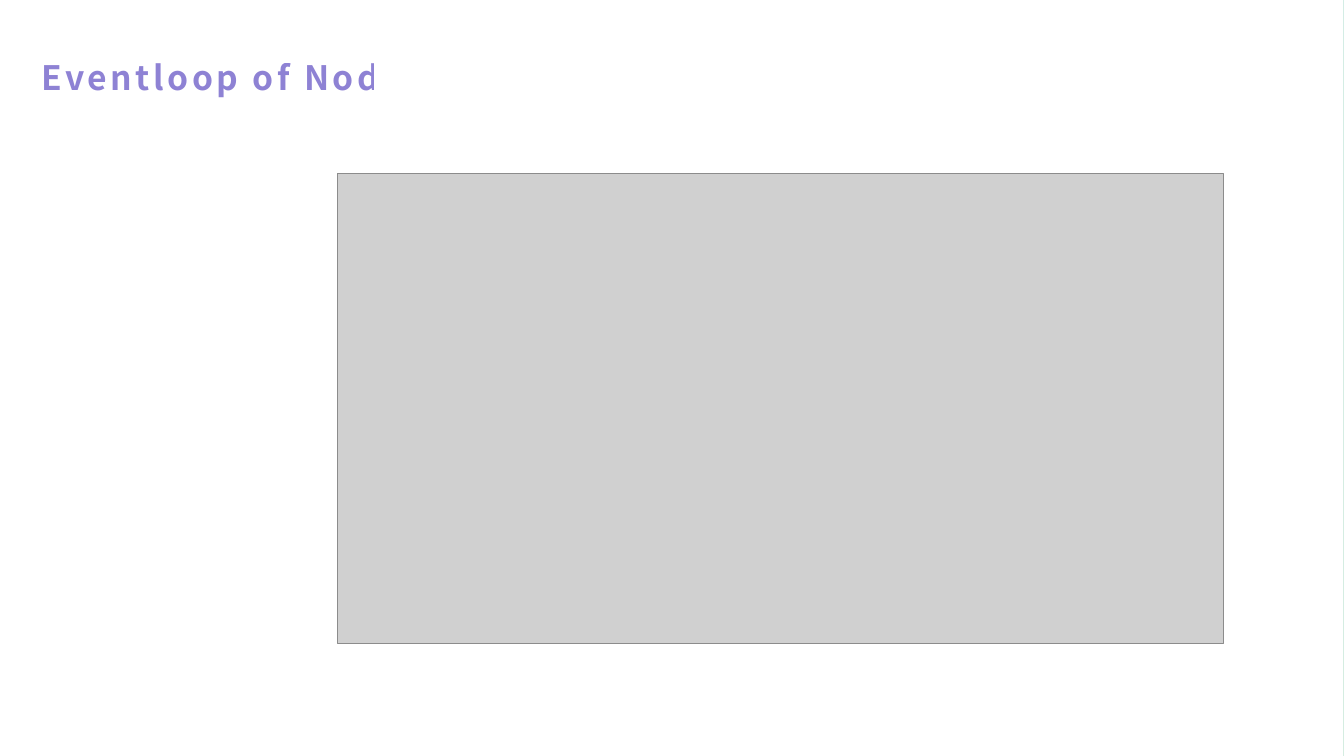
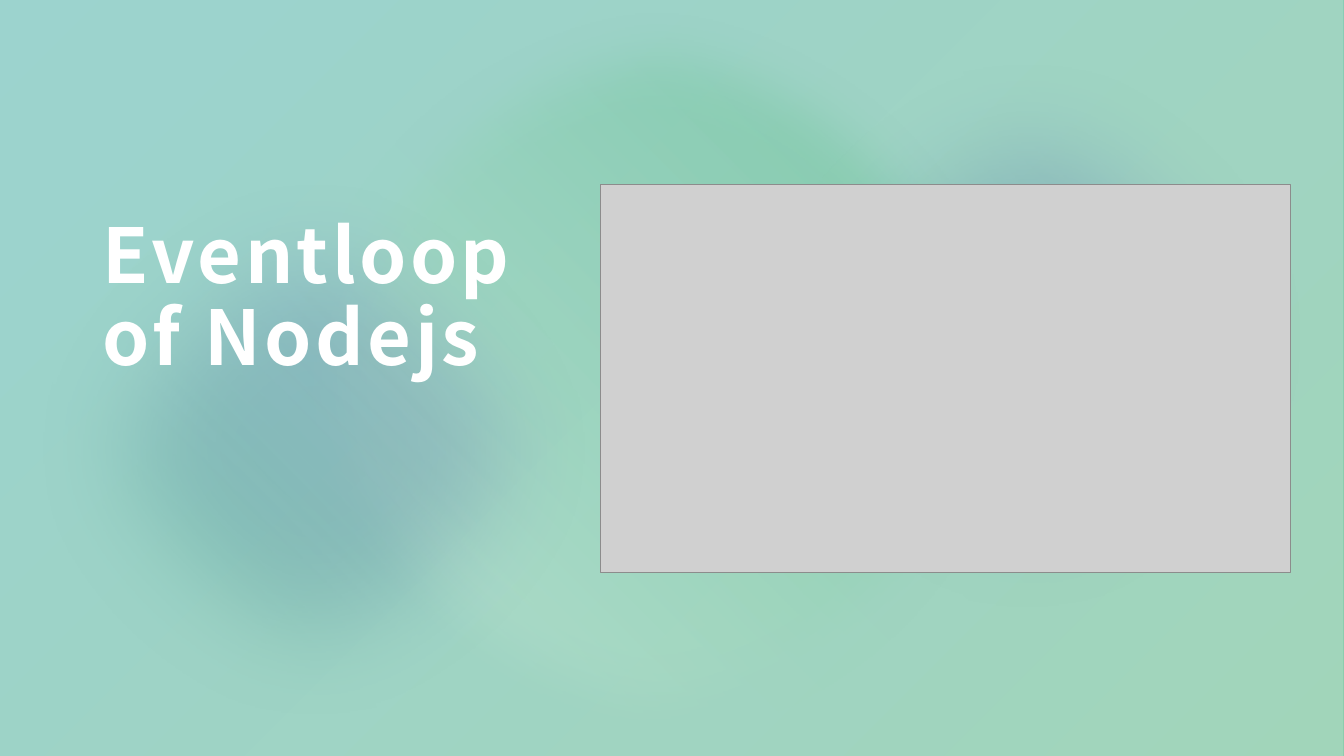
Before and after one commit to ChinYoung/event-loop, a slide deck: slide 7 of eventloop.pptx (slide 6 before the commit). Drawn at 1344x756 pixels with LibreOffice and Linux fonts; fonts in the diff are those of the drawing; grey boxes stand for pictures. Boxes give left, top, right and bottom in pixels: in the first picture for what was removed or moved away, otherwise in the second. Text is boxed around its words. In the diff, an @@ line names an element or a change of style, - is before the commit and + after.

```diff
--- a/eventloop.pptx
+++ b/eventloop.pptx
@@ rectangle added at [0,0,1344,756], fill gradient #3BB1A6 to #47B47C @@
@@ rectangle added at [0,0,1344,756], fill #E8E2E5 at 20% opacity @@
@@ ellipse added at [280,0,1036,756], fill gradient #DAF0E5 to #47B47C @@
@@ ellipse added at [711,20,1344,655], fill gradient #47B47C to #5F4DC3 @@
@@ ellipse added at [0,141,633,756], fill gradient #47B47C to #5F4DC3 @@
@@ title "Eventloop of Nodejs": place and size @@
-title "Eventloop of Nodejs" at [253,63,290,91]
+title "Eventloop of Nodejs" at [102,223,509,382]
@@ title "Eventloop of Nodejs" at [102,223,509,382]: size 24 to 54 pt, text colour gradient #5F4DC3 to #47B47C to #FFFFFF @@
@@ picture: place and size @@
-picture at [338,174,1224,644]
+picture at [601,185,1292,573]
```
Also in this commit, not shown: 5 other slides changed, 5 slides added, 1 slide removed.
